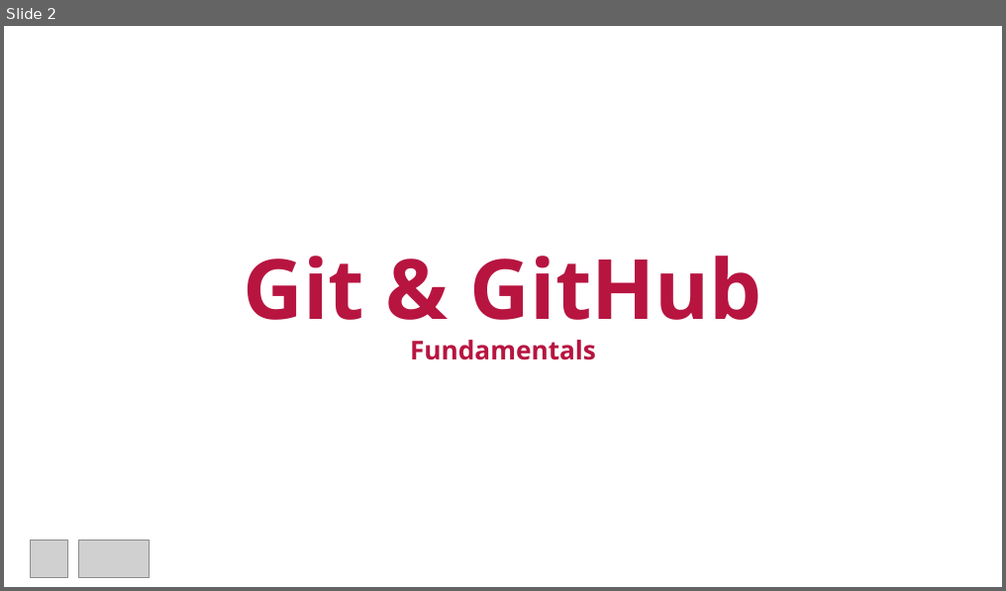
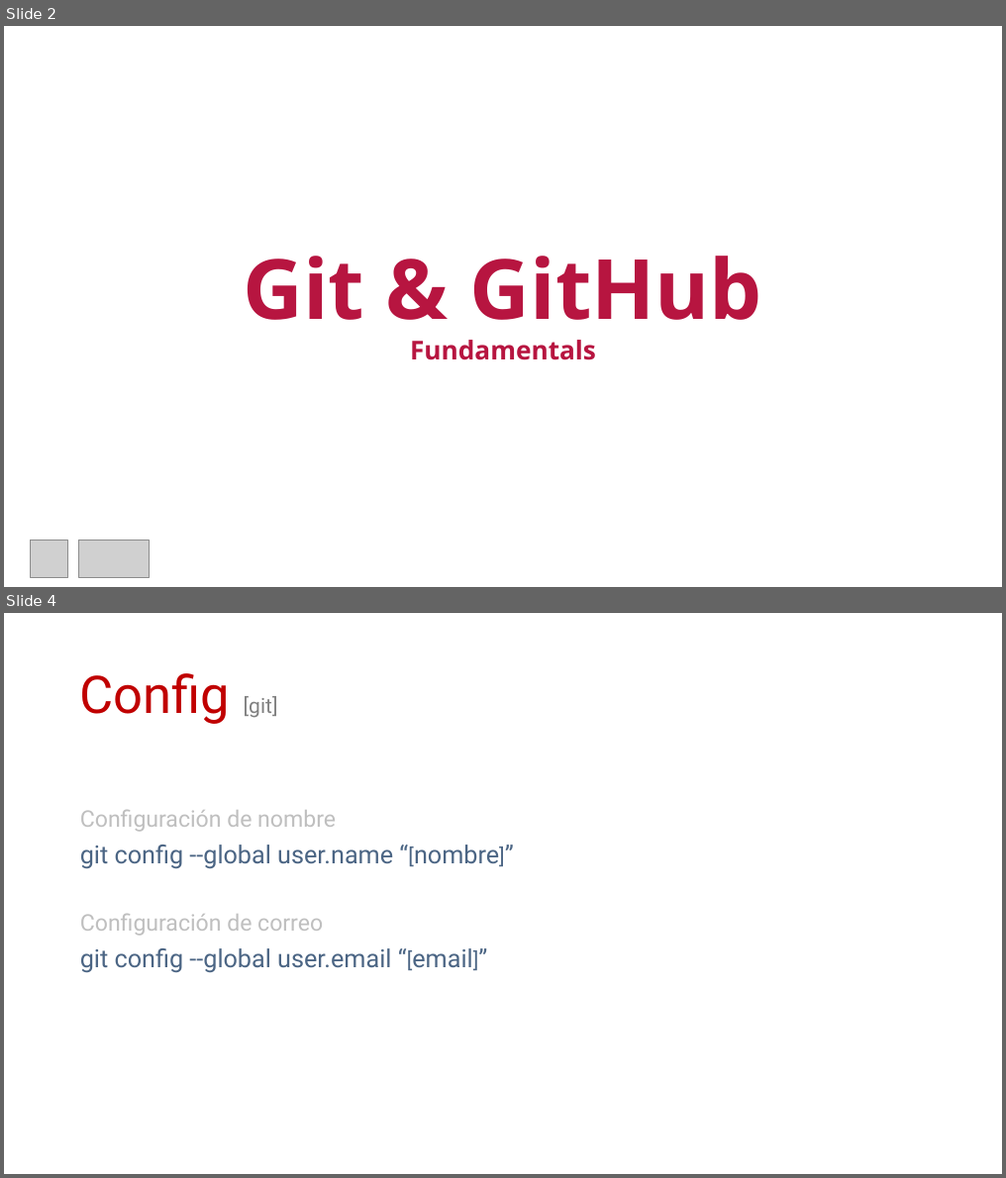
Before and after one commit to cimadev/PlaticasTalleres, a slide deck: 2018/Git-github-fundamentals/gitgithubfundamentals.pptx. Shown one above the other, each under a label of ours: slide 2 before the commit, slides 2 and 4 after it; the slides between them are not shown. The pictures are 1006x591 and 1006x1178 pixels, drawn with LibreOffice and Linux fonts; fonts in the diff are those of the drawing; grey boxes stand for pictures. Boxes give left, top, right and bottom in pixels: in the first picture for what was removed or moved away, otherwise in the second. Text is boxed around its words. In the diff, an @@ line names an element or a change of style, - is before the commit and + after.

```diff
--- a/2018/Git-github-fundamentals/gitgithubfundamentals.pptx
+++ b/2018/Git-github-fundamentals/gitgithubfundamentals.pptx
@@ slide 4 added at box(4, 613, 1002, 1174), background #FFFFFF @@
@@ title added at box(80, 673, 278, 724), 50 pt, text #C00000 @@
+Config [git]
@@ text added at box(80, 810, 499, 973), 24 pt, text #4B6584 @@
+Configuración de nombre
+git config --global user.name “[nombre]”
+Configuración de correo
+git config --global user.email “[email]”
```
Also in this commit, not shown: 1 other slide added, 1 slide removed, 1 other file.
